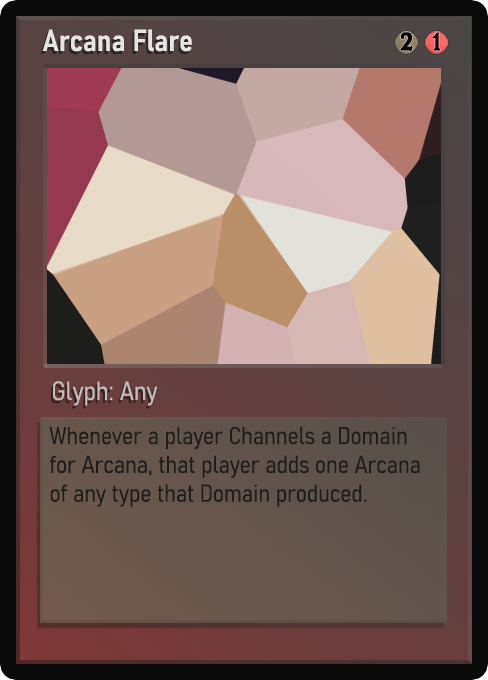
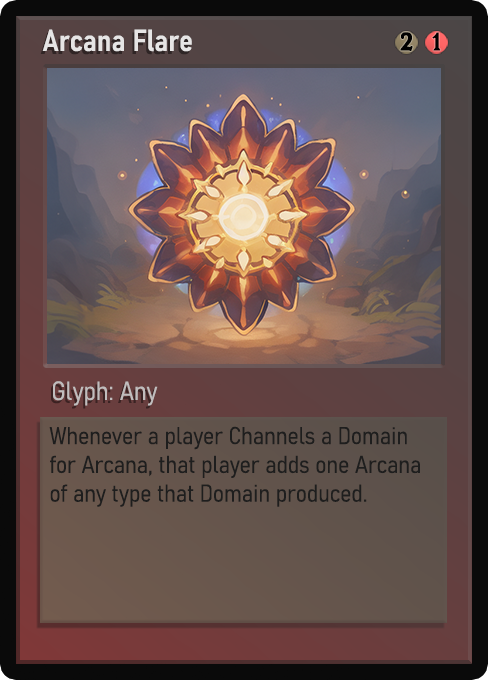
Layer changes from the first 488x680 image to the second:
painted on "Name" over [left=71, top=35, right=192, bottom=52]
painted on "Class" over [left=53, top=383, right=152, bottom=406]
painted on "Desc_norm" over [left=50, top=427, right=420, bottom=507]
painted on "Artwork" over [left=47, top=68, right=441, bottom=364]
